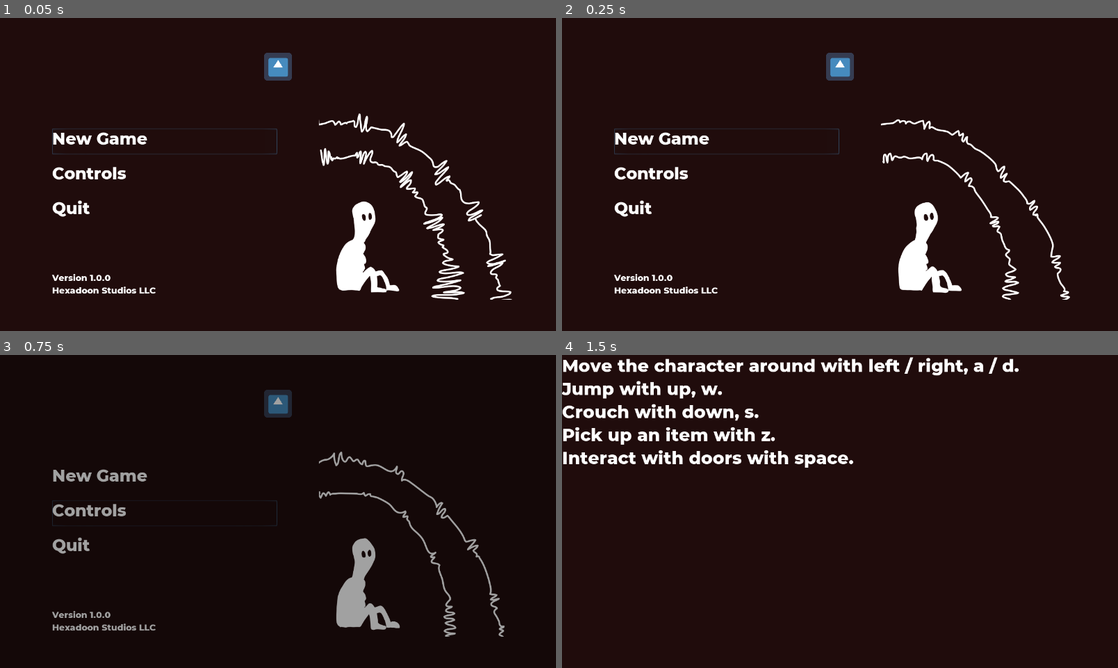
Above: before the commit, frames 1-4 (two rows, left to right).
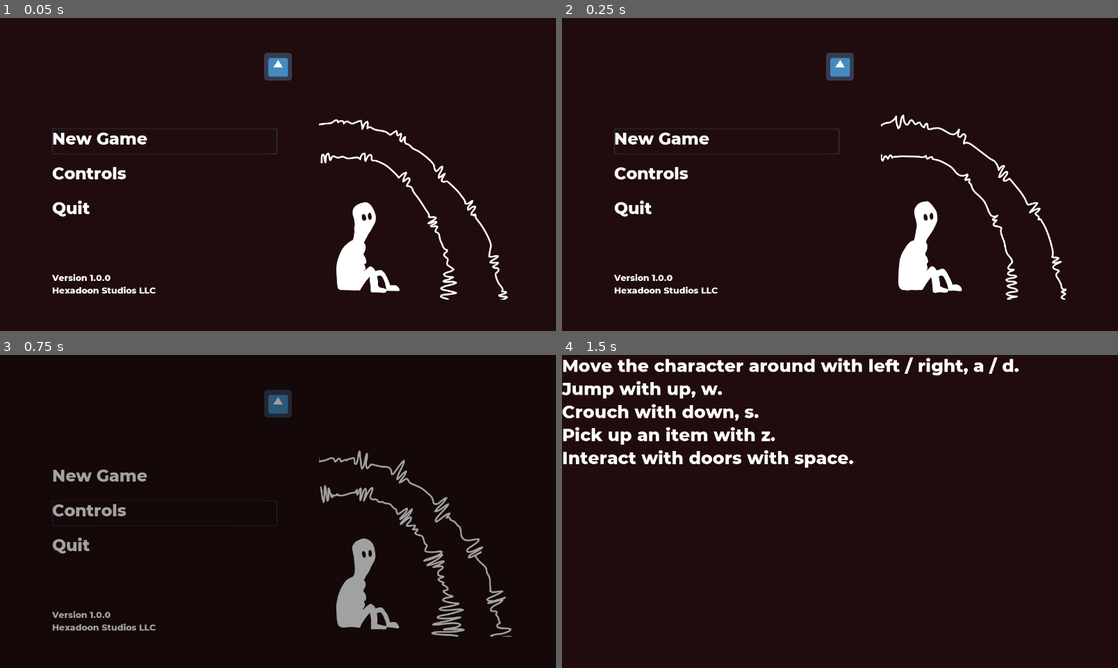
Above: after the commit, the same moments.

Repository: Hexadoon/phobia
Game: Godot game, scene res://title_screen/Title Screen.tscn
The game is run twice, just before and just after one commit, with the same random seed, the same clock (stepped at 60 frames per second) and the same inputs. The engine's default icon, where the game draws it, is replaced by a stand-in: a white triangle on a blue panel in a dark square. Sound files missing from this copy of the repository are replaced by a short silence.
Inputs:
- Up to frame 1 (0.05 s): no input
- Up to frame 2 (0.25 s): no input
- Up to frame 3 (0.75 s): click "Controls" at 0.5 s
- Up to frame 4 (1.5 s): tap Enter (ui_accept) at 1.25 s; hold Right (ui_right) from 1.28 s (still down)

The runs differ from the first frame. In frame 1, 2.0% of the frame differs, in the area x 57-93%, y 30-90%; in frame 2, 1.4%; in frame 3, 1.9%; in frame 4, nothing differs.

Commit message:
Smooth transition on scene change, music fades out

Diff:
--- a/title_screen/Title Screen.tscn
+++ b/title_screen/Title Screen.tscn
@@ -94,6 +94,7 @@
 position = Vector2( 529.34, 253.896 )
 scale = Vector2( 0.455484, 0.455484 )
 frames = SubResource( 1 )
+frame = 1
 playing = true
 
 [node name="Version" type="Label" parent="Menu"]
@@ -113,5 +114,7 @@
 stream = ExtResource( 11 )
 volume_db = -12.5
 autoplay = true
+
+[node name="Tween" type="Tween" parent="Background Music"]
 [connection signal="fade_finished" from="Fade In" to="." method="_on_Fade_In_fade_finished"]
 [connection signal="finished" from="Background Music/AudioStreamPlayer2D" to="." method="_on_AudioStreamPlayer2D_finished"]
--- a/title_screen/title_screen.gd
+++ b/title_screen/title_screen.gd
@@ -1,6 +1,11 @@
 extends Control
 
 var scene_path_to_load
+
+# Handles fade out of background music
+onready var tween_out = $"Background Music/Tween"
+export var transition_duration = 1
+export var transition_type = 1
 
 func _ready():
 	"""
@@ -17,6 +22,7 @@
 	"""
 	scene_path_to_load = scene_to_load
 
+	fade_out_music()
 	$"Fade In".show()
 	$"Fade In".fade_in()
 
@@ -34,3 +40,12 @@
 func _on_AudioStreamPlayer2D_finished():
 	var background_music = $"Background Music/AudioStreamPlayer2D"
 	background_music.play()
+
+func fade_out_music():
+	"""
+	Fades out background music on scene change.
+	"""
+	var background_music = $"Background Music/AudioStreamPlayer2D"
+	tween_out.interpolate_property(background_music, "volume_db", -12.5, -80,
+	transition_duration, transition_type, Tween.EASE_IN, 0)
+	tween_out.start()
